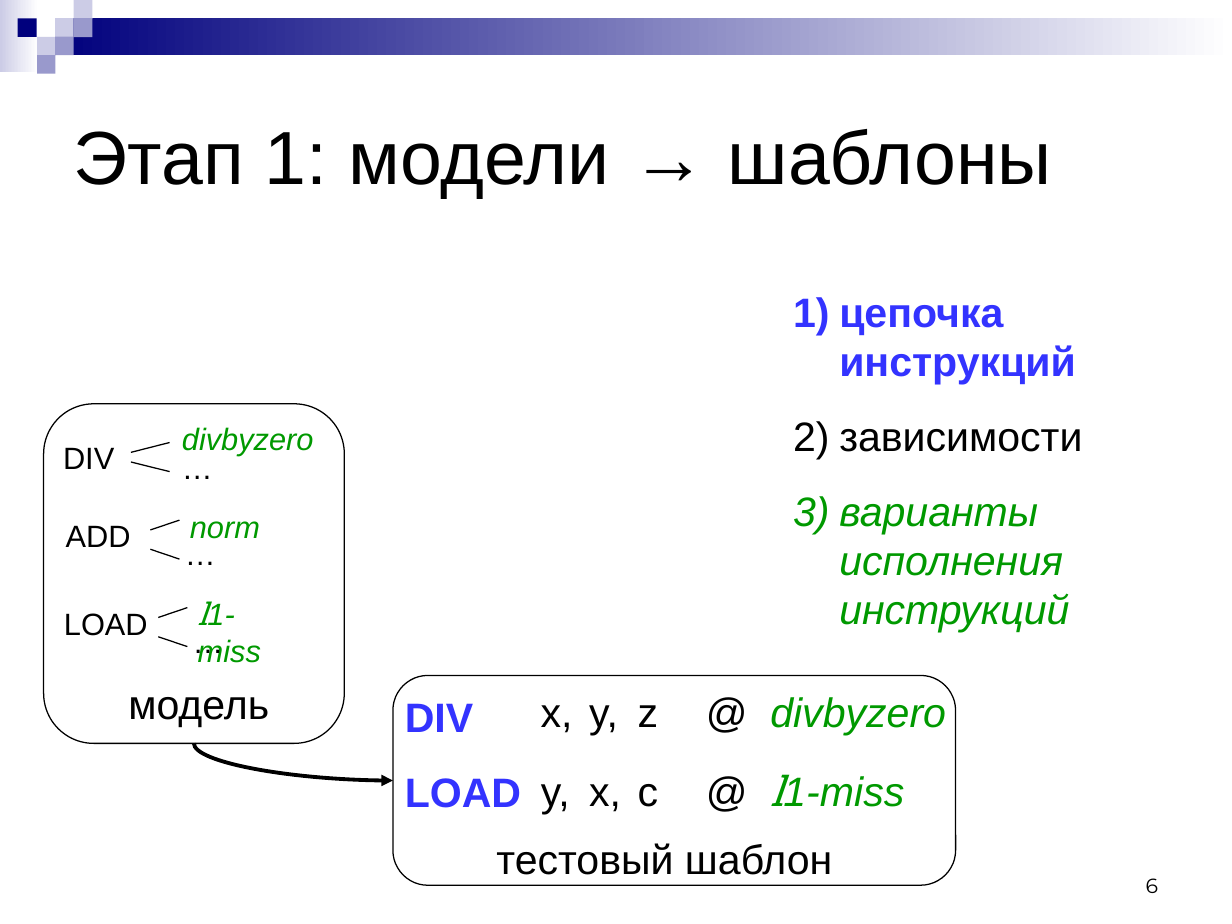
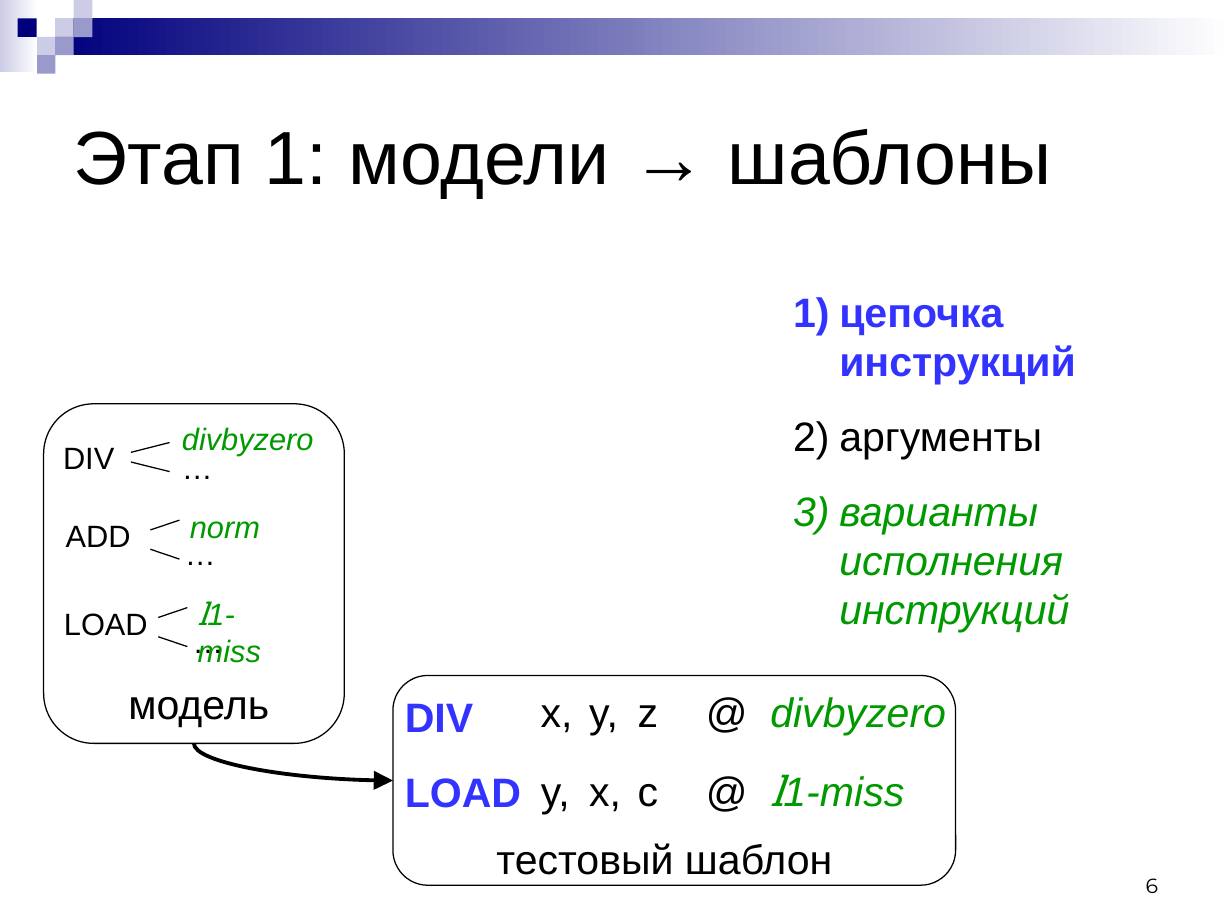
Before and after one commit to kornevgen/tesla-project, a slide deck: slide 6 of papers/LomoRead-2010/lomonosov-talk.ppt. Drawn at 1232x924 pixels with LibreOffice and Linux fonts; fonts in the diff are those of the drawing. Boxes give left, top, right and bottom in pixels: in the first picture for what was removed or moved away, otherwise in the second. Text is boxed around its words. In the diff, an @@ line names an element or a change of style, - is before the commit and + after.

```diff
--- a/papers/LomoRead-2010/lomonosov-talk.ppt
+++ b/papers/LomoRead-2010/lomonosov-talk.ppt
@@ text at (x1=839, y1=429, x2=1042, y2=459): text changed @@
-2) зависимости
+2) аргументы
```
Also in this commit, not shown: 3 other slides changed.
